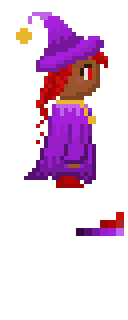
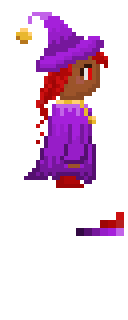
Revision of a layered 128px x 320px image; what changed, layer by layer:
added layer "Layer 8" above "necklace" over left=60, top=64, right=100, bottom=124
moved "necklace" above "Layer 7 copy", painted on it over left=16, top=28, right=96, bottom=124
